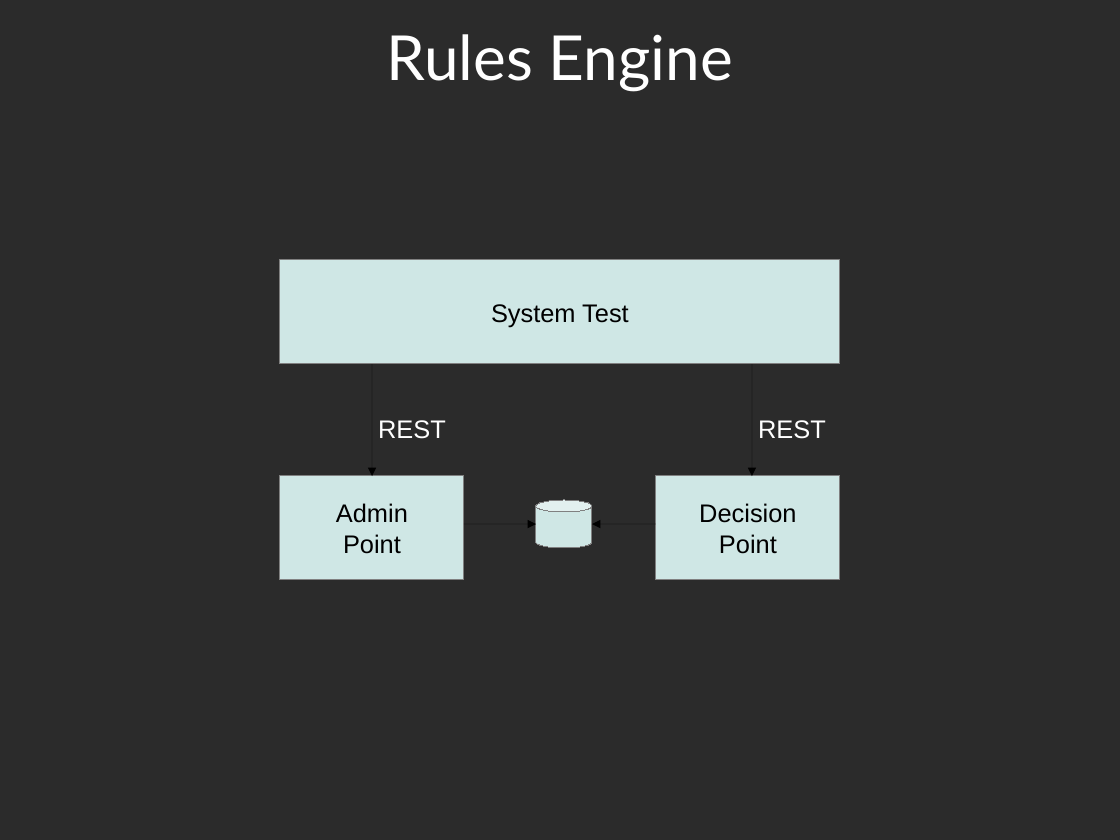
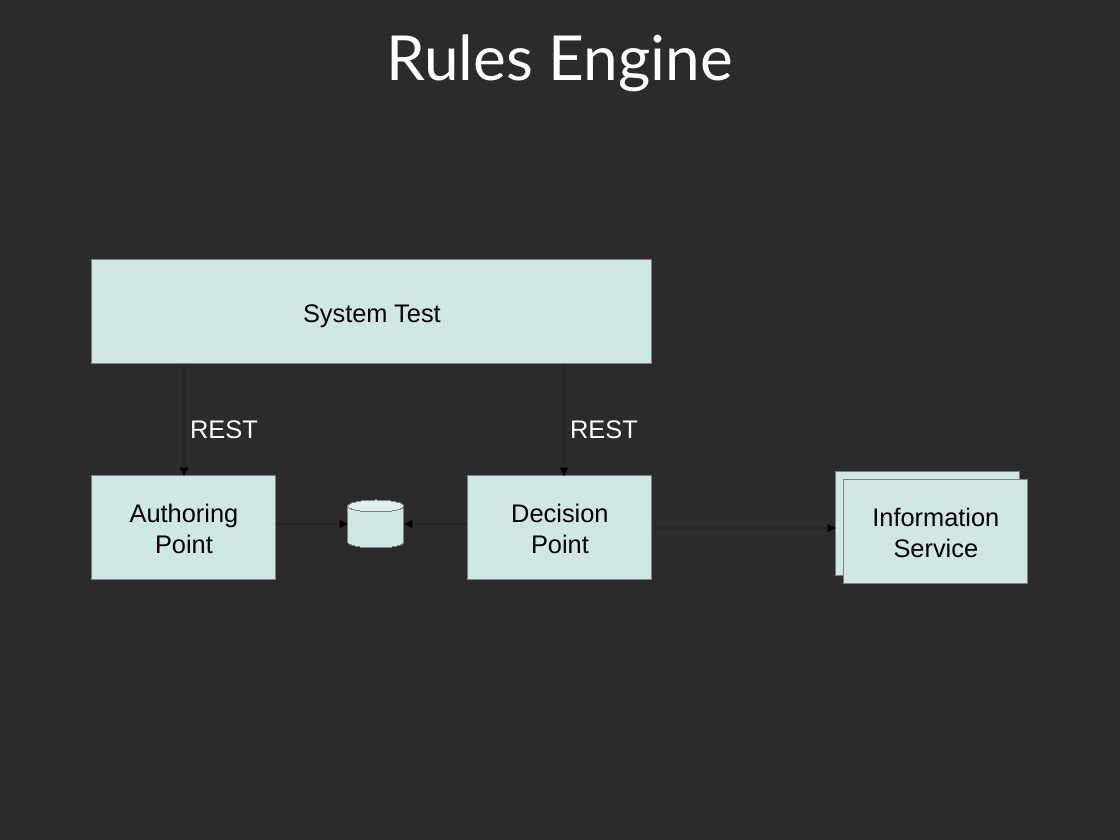
Before and after one commit to neilgall/pytest-docker-flask, a slide deck: slide 8 of slides.odp. Drawn at 1120x840 pixels with LibreOffice and Linux fonts; fonts in the diff are those of the drawing; background and template pictures are left out; a plain dark background stands for a picture behind light text. Boxes give left, top, right and bottom in pixels: in the first picture for what was removed or moved away, otherwise in the second. Text is boxed around its words. In the diff, an @@ line names an element or a change of style, - is before the commit and + after.

Commit message:
Update slides to use 'Authoring Point' instead of 'Admin Point'

```diff
--- a/slides.odp
+++ b/slides.odp
@@ 4 arrows, 3 rectangles, 2 texts, 1 cylinder: place and size @@
-4 arrows, 3 rectangles, 2 texts, 1 cylinder at (281, 260, 841, 580)
+4 arrows, 3 rectangles, 2 texts, 1 cylinder at (92, 260, 652, 580)
@@ rectangle added at (836, 473, 1020, 576), fill #CFE7E5, outline #808080 0 pt, 18 pt, text #000000 @@
+External
+Service
@@ text in rectangle at (130, 503, 239, 528): text changed @@
-Admin
+Authoring
@@ rectangle added at (845, 480, 1029, 583), fill #CFE7E5, outline #808080 0 pt, 18 pt, text #000000 @@
+Information
+Service
@@ arrow added from (652, 528) to (836, 528), #000000 0 pt @@
```
Also in this commit, not shown: 2 other slides changed.
